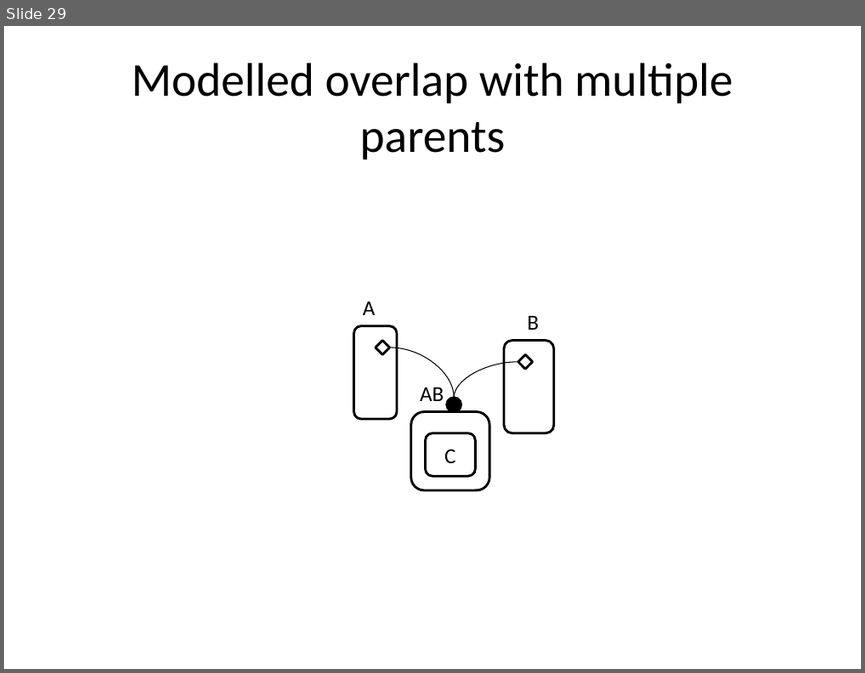
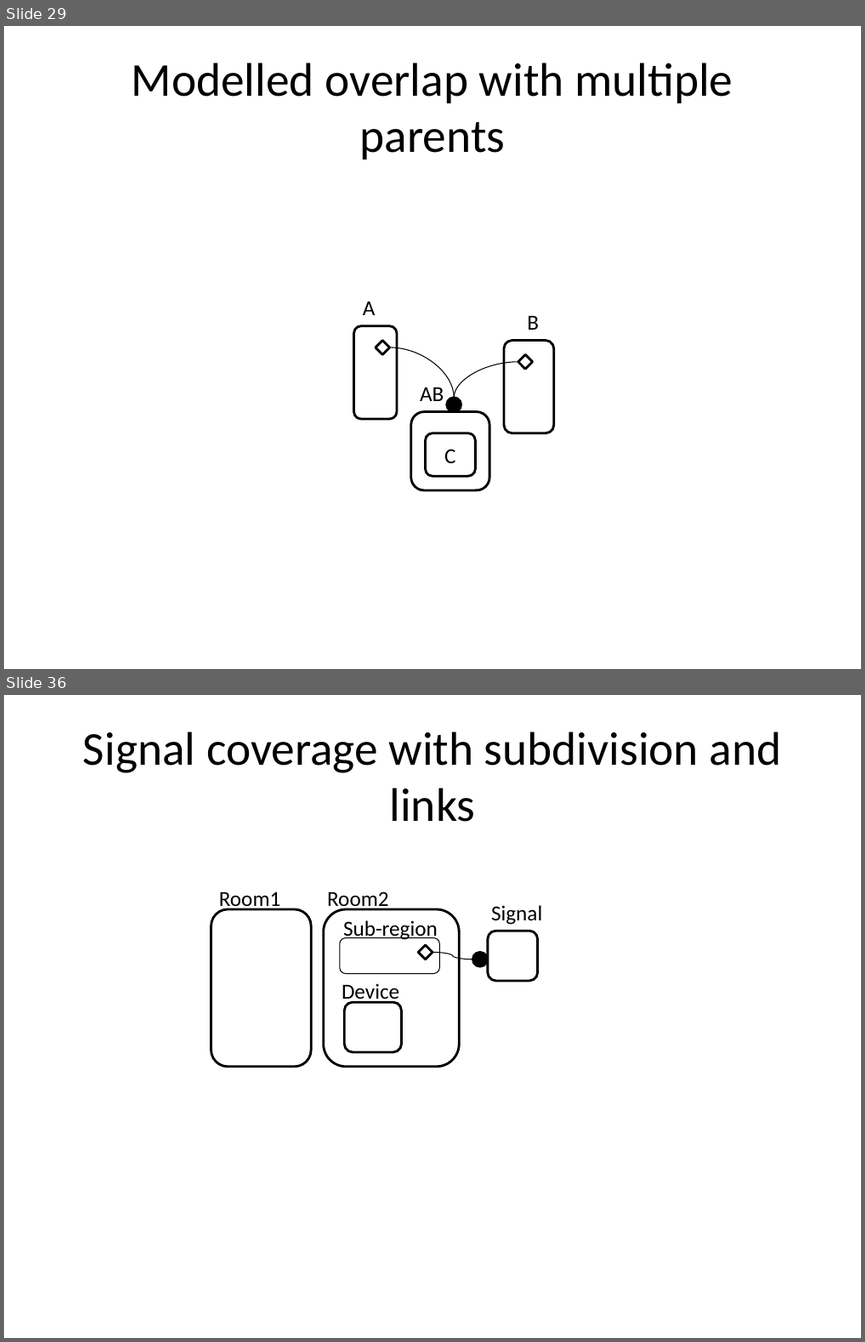
Before and after one commit to cgreenhalgh/bigraphspace, a slide deck: bigraphspace/docs/images/Cookbook_diagrams.pptx. Shown one above the other, each under a label of ours: slide 29 before the commit, slides 29 and 36 after it; the slides between them are not shown. The pictures are 865x673 and 865x1342 pixels, drawn with LibreOffice and Linux fonts; fonts in the diff are those of the drawing. Boxes give left, top, right and bottom in pixels: in the first picture for what was removed or moved away, otherwise in the second. Text is boxed around its words. In the diff, an @@ line names an element or a change of style, - is before the commit and + after.

Commit message:
added signals to cookbook

```diff
--- a/bigraphspace/docs/images/Cookbook_diagrams.pptx
+++ b/bigraphspace/docs/images/Cookbook_diagrams.pptx
@@ slide 36 added at [4, 695, 861, 1338], background #FFFFFF @@
@@ title added at [83, 732, 782, 822], 39.6 pt, text #000000 @@
+Signal coverage with subdivision and links
@@ text added at [219, 891, 281, 912], 18 pt, text #000000 @@
+Room1
@@ text added at [327, 891, 389, 912], 18 pt, text #000000 @@
+Room2
@@ rounded rectangle added at [211, 909, 312, 1066], fill #FFFFFF, outline #000000 2 pt @@
@@ rounded rectangle added at [324, 909, 459, 1066], fill #FFFFFF, outline #000000 2 pt @@
@@ text added at [343, 920, 438, 940], 18 pt, text #000000 @@
+Sub-region
@@ text added at [491, 905, 542, 925], 18 pt, text #000000 @@
+Signal
@@ rounded rectangle added at [340, 937, 440, 974], outline #000000 0.75 pt @@
@@ diamond added at [418, 945, 432, 959], outline #000000 2 pt @@
@@ rounded rectangle added at [488, 930, 537, 981], outline #000000 2 pt @@
@@ curved line added from (432, 952) to (472, 959), #000000 0.75 pt @@
@@ ellipse added at [472, 952, 488, 967], fill #000000, outline #000000 2 pt @@
@@ text added at [341, 983, 399, 1004], 18 pt, text #000000 @@
+Device
@@ rounded rectangle added at [344, 1002, 402, 1051], fill #FFFFFF, outline #000000 2 pt @@
```
Also in this commit, not shown: 1 slide changed, 5 other slides added, 7 other files.
